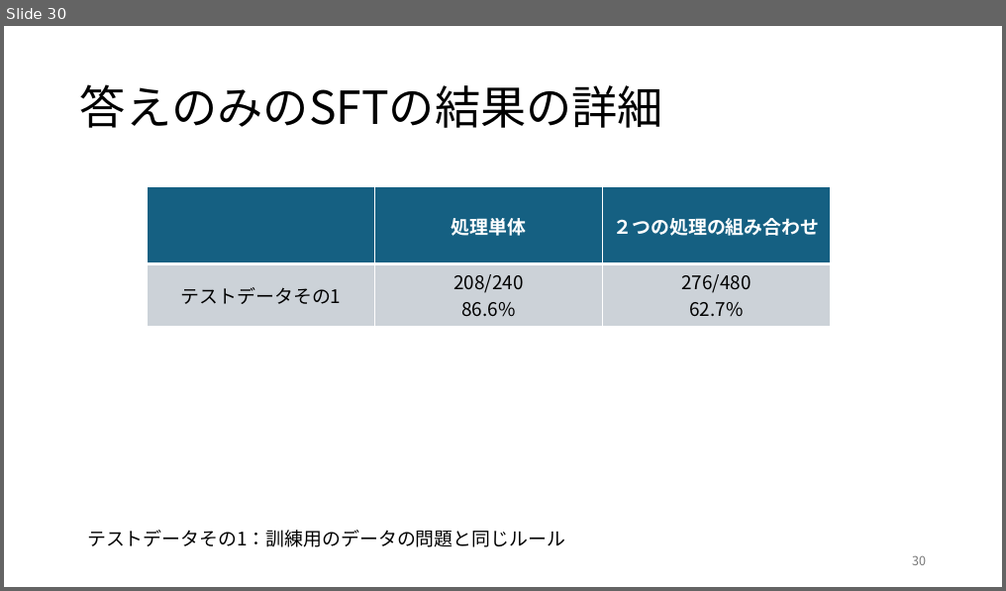
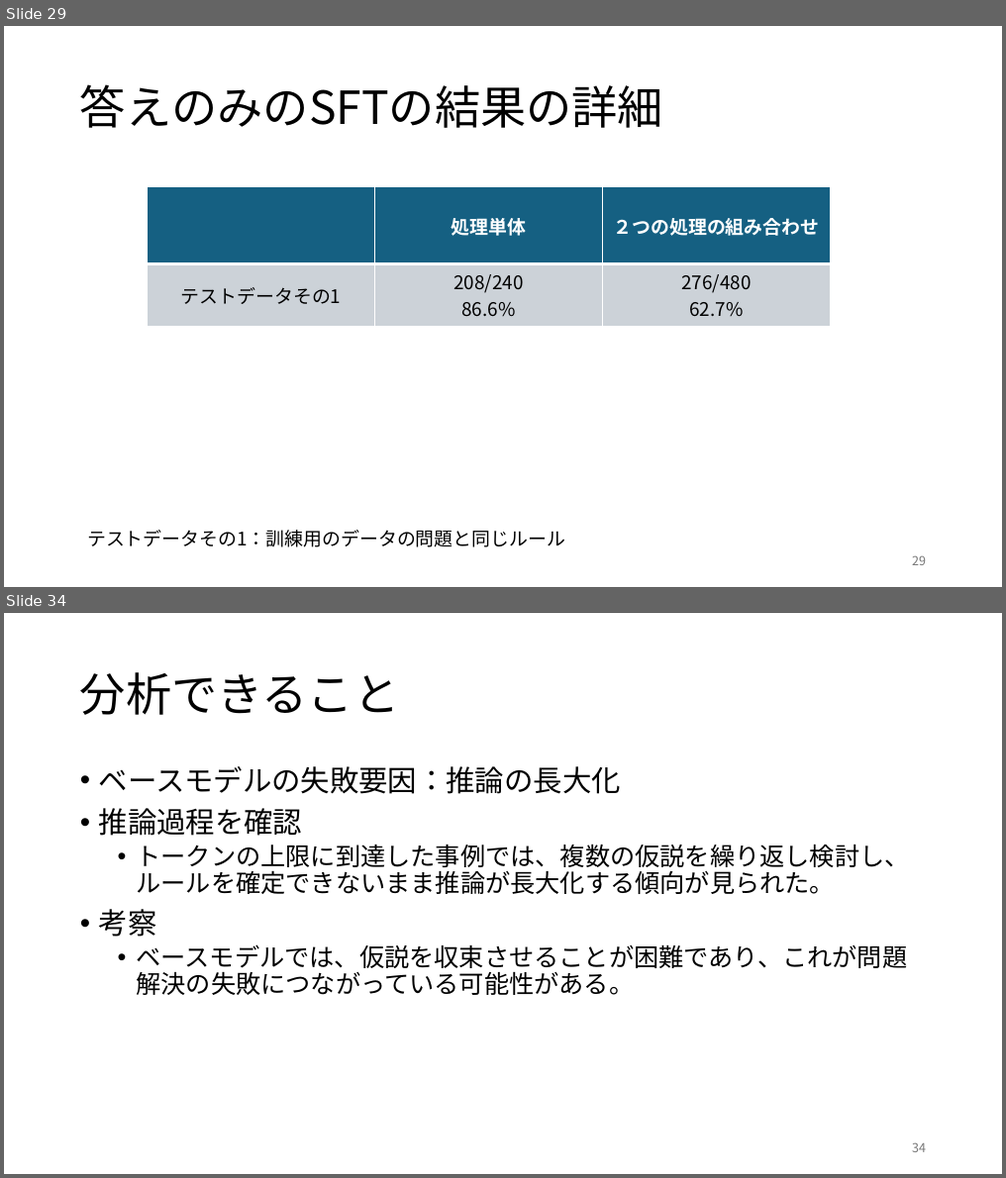
Before and after one commit to rollotea/array-task, a slide deck: 生成AIの追加学習による問題.pptx. Shown one above the other, each under a label of ours: slide 30 before the commit, slides 29 and 34 after it; the slides between them are not shown. The pictures are 1006x591 and 1006x1178 pixels, drawn with LibreOffice and Linux fonts; fonts in the diff are those of the drawing. Boxes give left, top, right and bottom in pixels: in the first picture for what was removed or moved away, otherwise in the second. Text is boxed around its words. In the diff, an @@ line names an element or a change of style, - is before the commit and + after.

```diff
--- a/生成AIの追加学習による問題.pptx
+++ b/生成AIの追加学習による問題.pptx
@@ slide 34 added at [4, 613, 1002, 1174], background #FFFFFF @@
@@ title added at [80, 672, 399, 715], 44 pt, text #000000 @@
+分析できること
@@ text added at [99, 766, 910, 995], 24 pt, text #000000 @@
+• ベースモデルの失敗要因：推論の長大化
+• 推論過程を確認
+  • トークンの上限に到達した事例では、複数の仮説を繰り返し検討し、ルールを確定できないまま推論が長大化する傾向が見られた。
+• 考察
+  • ベースモデルでは、仮説を収束させることが困難であり、これが問題解決の失敗につながっている可能性がある。
@@ page number added at [912, 1143, 926, 1153], 12 pt, text #797979 @@
+34
@@ what was slide 30 is now slide 29 @@
@@ page number at [912, 556, 926, 566]: text changed @@
-30
+29
```
Also in this commit, not shown: 5 slides changed, 14 other slides added, 13 other files.
